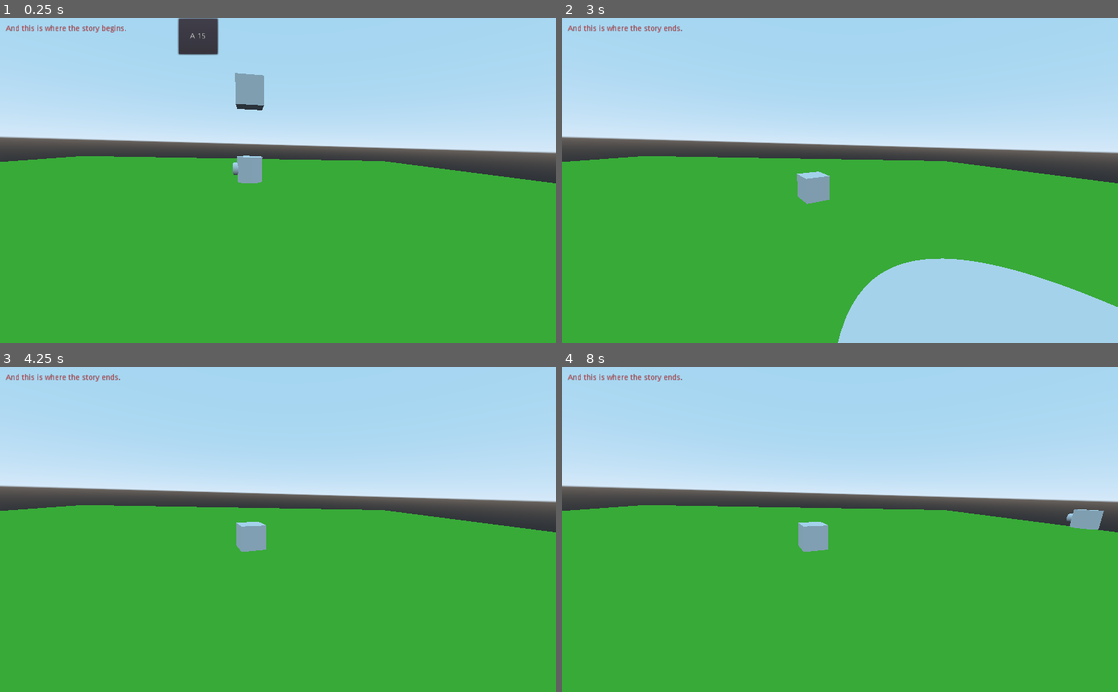
Above: before the commit, frames 1-4 (two rows, left to right).
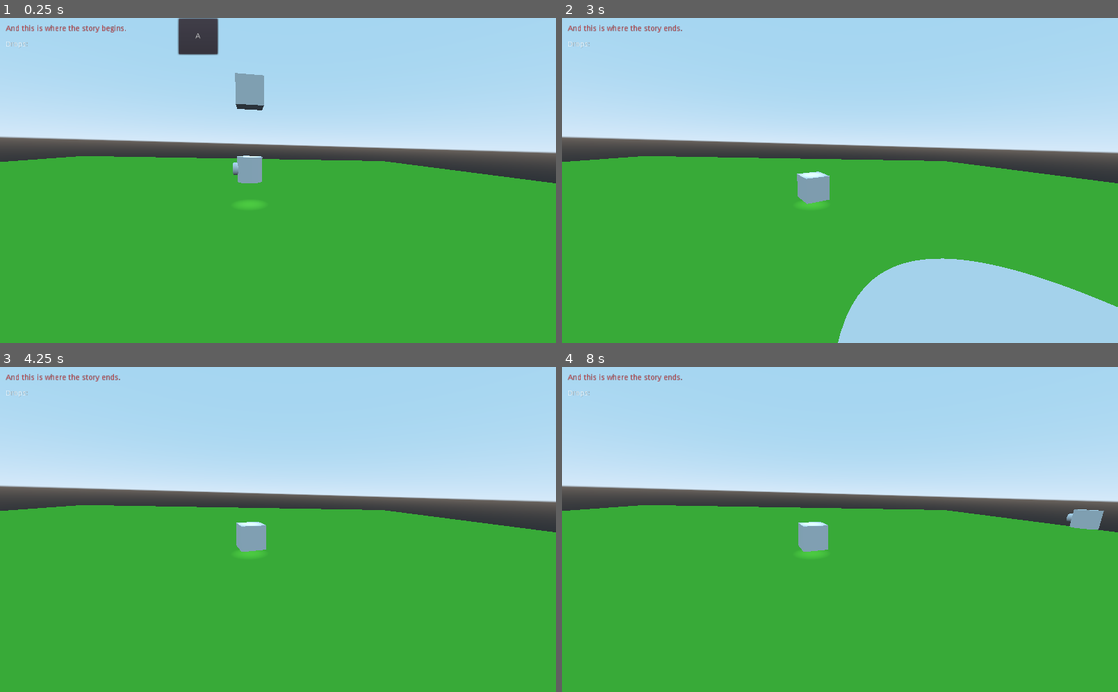
Above: after the commit, the same moments.

Repository: zenon/godot_trial
Game: Godot game, scene res://Start.tscn
Two runs of this game, one before a commit and one after it. Both use one fixed random seed, a clock stepped at 60 frames per second and the inputs below.
Inputs:
- Up to frame 1 (0.25 s): no input
- Up to frame 2 (3 s): click "A 30" (after the commit: "A") at 0.5 s; tap Enter at 1.25 s; hold Right (ui_right) 1.28-2.03 s; hold Down (ui_down) 2.03-2.78 s; hold Right (ui_right) from 2.78 s (still down)
- Up to frame 3 (4.25 s): tap Space at 3.5 s; release Right (ui_right) at 3.53 s; hold Up (ui_up) from 3.53 s (still down)
- Up to frame 4 (8 s): tap Enter at 4.25, 5.75 s; release Up (ui_up) at 4.28 s; hold Left (ui_left) 4.28-5.78 s; tap Space at 5, 6.5 s; hold Down (ui_down) 5.78-6.53 s; hold Right (ui_right) 6.53-7.28 s; hold Up (ui_up) from 7.28 s (still down)

The runs differ from the first frame. In frame 1, 0.1% of the frame differs, in the area x 1-47%, y 4-59%; in frame 2, 0.1%, in the area x 1-48%, y 7-59%; in frame 3, 0.1%; in frame 4, 0.1%.

Commit message:
A light. Dropped boxes reappear. The get counted.

Diff:
--- /dev/null
+++ b/Box.gd
@@ -0,0 +1,8 @@
+extends RigidBody
+
+signal dropped
+
+func _process(_delta):
+	if translation.y < -20:
+		translation = Vector3(0, 10, 0)
+		emit_signal("dropped")
--- a/Start.tscn
+++ b/Start.tscn
@@ -1,8 +1,9 @@
-[gd_scene load_steps=14 format=2]
+[gd_scene load_steps=15 format=2]
 
 [ext_resource path="res://TheButtonScript.gd" type="Script" id=1]
 [ext_resource path="res://StartScreenScript.gd" type="Script" id=2]
 [ext_resource path="res://Player.gd" type="Script" id=3]
+[ext_resource path="res://Box.gd" type="Script" id=4]
 
 [sub_resource type="CylinderShape" id=3]
 
@@ -47,6 +48,16 @@
 "_edit_use_anchors_": false
 }
 
+[node name="DropsLabel" type="Label" parent="."]
+margin_left = 10.0
+margin_top = 42.0
+margin_right = 56.0
+margin_bottom = 56.0
+text = "Drops: "
+__meta__ = {
+"_edit_use_anchors_": false
+}
+
 [node name="TheButton" type="Button" parent="."]
 margin_left = 329.0
 margin_top = 1.0
@@ -78,26 +89,33 @@
 [node name="Camera" type="Camera" parent="Player"]
 transform = Transform( -1, 0, -3.25841e-07, 0, 1, 0, 3.25841e-07, 0, -1, 0, 0, 0 )
 
-[node name="RigidBody" type="RigidBody" parent="."]
+[node name="Box" type="RigidBody" parent="."]
 transform = Transform( 1, 0, 0, 0, 1, 0, 0, 0, 1, 0, 10, 0 )
 physics_material_override = SubResource( 8 )
+script = ExtResource( 4 )
 
-[node name="CollisionShape" type="CollisionShape" parent="RigidBody"]
+[node name="CollisionShape" type="CollisionShape" parent="Box"]
 shape = SubResource( 7 )
 
-[node name="MeshInstance" type="MeshInstance" parent="RigidBody"]
+[node name="MeshInstance" type="MeshInstance" parent="Box"]
 mesh = SubResource( 9 )
 material/0 = null
 
-[node name="KinematicBody" type="KinematicBody" parent="."]
+[node name="Floor" type="KinematicBody" parent="."]
 transform = Transform( 50, 0, 0, 0, 1, 0, 0, 0, 50, 0, 0.5, 0 )
 
-[node name="CollisionShape" type="CollisionShape" parent="KinematicBody"]
+[node name="CollisionShape" type="CollisionShape" parent="Floor"]
 shape = SubResource( 10 )
 
-[node name="Floor" type="MeshInstance" parent="KinematicBody"]
+[node name="MeshInstance" type="MeshInstance" parent="Floor"]
 transform = Transform( 2, 0, 0, 0, 1, 0, 0, 0, 2, 0, 0, 0 )
 mesh = SubResource( 1 )
 material/0 = SubResource( 2 )
+
+[node name="SpotLight" type="SpotLight" parent="."]
+transform = Transform( 1, 0, 0, 0, -1.62921e-07, 1, 0, -1, -1.62921e-07, 0, 12, 0 )
+spot_range = 15.0
+spot_angle = 8.3
 [connection signal="button_down" from="TheButton" to="." method="_on_TheButton_button_down"]
 [connection signal="pressed" from="TheButton" to="TheButton" method="_on_TheButton_pressedOderSo"]
+[connection signal="dropped" from="Box" to="." method="_on_Box_dropped"]
--- a/StartScreenScript.gd
+++ b/StartScreenScript.gd
@@ -1,11 +1,13 @@
 extends Spatial
+
+var drops = 0
 
 # Called when the node enters the scene tree for the first time.
 func _ready():
 	pass # Replace with function body.
 
 
-func _process(delta):
+func _process(_delta):
 	if Input.get_action_strength("ui_focus_next") > 0.1:
 		$Player/Camera.make_current()
 	if Input.get_action_strength("ui_focus_prev") > 0.1:
@@ -18,3 +20,8 @@
 	# get_node("ALabel").text = "And this is where the story ends."
 	# shorter using $
 	$ALabel.text = "And this is where the story ends."
+
+
+func _on_Box_dropped():
+	drops += 1
+	$DropsLabel.text = "Drops: "+str(drops)
--- a/TheButtonScript.gd
+++ b/TheButtonScript.gd
@@ -8,8 +8,9 @@
 
 # Called every frame. 'delta' is the elapsed time since the previous frame.
 func _process(_delta):
-	a = a + 1
-	text = "A "+str(a)
+	#a = a + delta
+	#text = "A "+str(a)
+	pass
 
 func _on_TheButton_pressedOderSo():
 	hide()
Not shown, changed: README.md
